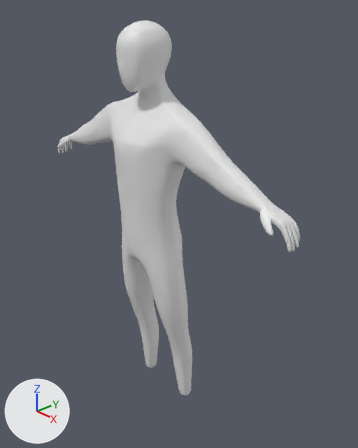
An edit to the Blender file Project/Assets/_StaticAssets/Models/Characters/Human/Male/Finished/Prototype A/male_low_poly_finished.blend, drawn before and after from the same camera.
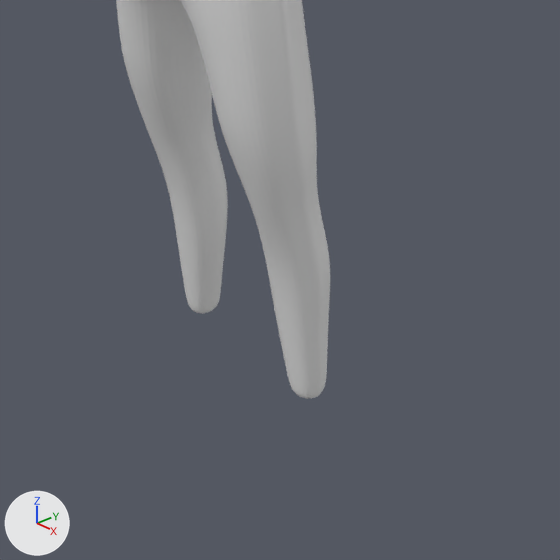
Each version is shown whole from a 50 mm camera at (11.71, -9.12, 14.83) aimed at (0.38, 1.08, 7.77), then close up on the part from 24% to 75% of the width and 59% to 100% of the height. The lights are fixed; the arrows at lower left show +X, +Y and +Z. The same objects are shown in both versions, whatever each file hides.
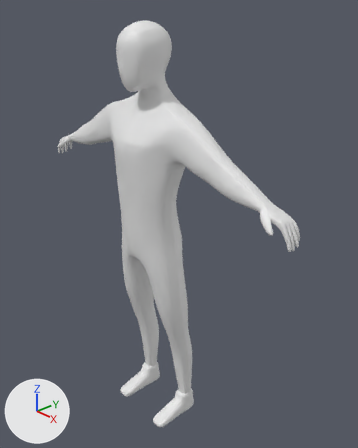
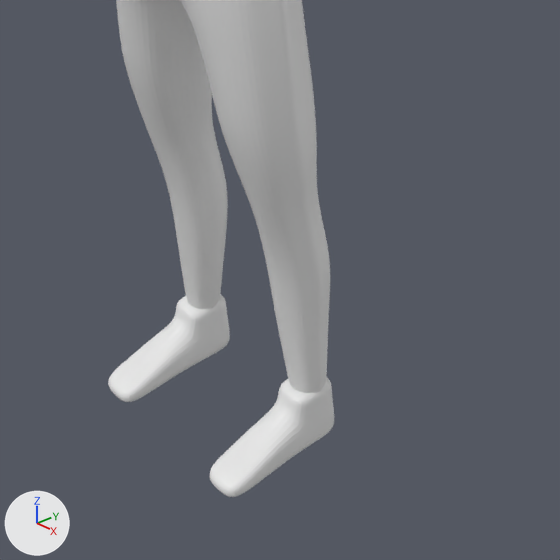
Pixel boxes [x1, y1, x2, y2] of what changed, in the close-ups (560 x 560 px):
'Cube.001', reshaped: before [116, 0, 330, 399]; after [108, 0, 334, 497]
part 1 of me_cube_001, added: after [108, 294, 334, 497]

The change, as a list of edits to the scene's bpy script:
```text
Change me_cube_001:
    used by ob_cube_001; location = (0.0, 0.0, 8.89)
    remove me_cube_001.from_pydata(...)  # 670 vertices, 640 faces; spans x 0.0..5.6, y -0.86..1.4, z -8.0..5.29
    add me_cube_001.from_pydata(...)  # 736 vertices, 704 faces; spans x 0.0..5.6, y -0.86..1.4, z -8.66..5.29
    me_cube_001 part 1: a new loose piece of 66 vertices spanning x 0.75..1.32, y -0.68..1.13, z -8.66..-7.78
```
